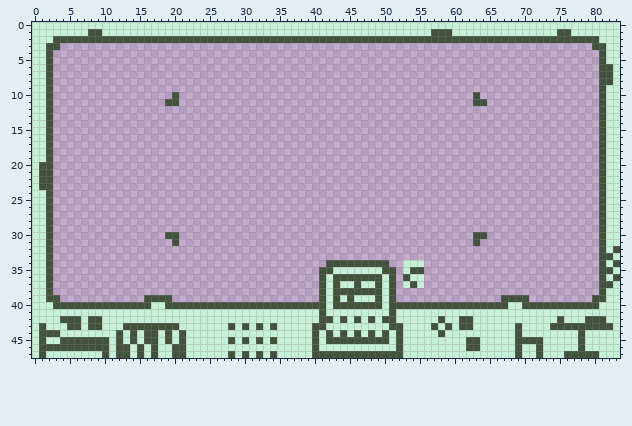
Pixel-art file -- assets/sprites/frame.aseprite. The picture above was drawn from the file before the commit.
84x48 pixels, 1 frame.
After:
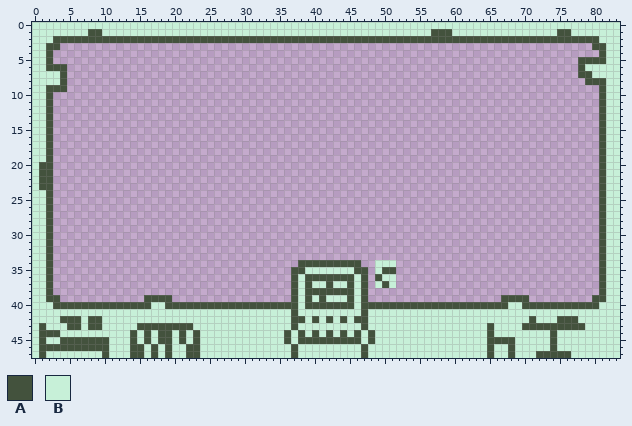
Palette (. is transparent): A #43523d  B #c7f0d8
What changed:
@@ x 0..83 @@
  4 BBA..............................................................................ABB
- 5 BBA..............................................................................ABB
- 6 BBA..............................................................................AAB
- 7 BBA..............................................................................AAB
- 8 BBA..............................................................................AAB
- 9 BBA..............................................................................ABB
-10 BBA.................A..........................................A.................ABB
-11 BBA................AA..........................................AA................ABB
+ 5 BBA...........................................................................AAAABB
+ 6 BBAAA.........................................................................ABBBBB
+ 7 BBBBA.........................................................................AABBBB
+ 8 BBBBA..........................................................................AAABB
+ 9 BBAAA............................................................................ABB
+10 BBA..............................................................................ABB
+11 BBA..............................................................................ABB
 12 BBA..............................................................................ABB
@@ x 0..83 @@
 29 BBA..............................................................................ABB
-30 BBA................AA..........................................AA................ABB
-31 BBA.................A..........................................A.................ABB
-32 BBA..............................................................................ABA
-33 BBA..............................................................................AAB
-34 BBA.......................................AAAAAAAAA..BBB.........................ABA
-35 BBA......................................AABBBBBBBAA.BAA.........................AAB
-36 BBA......................................ABAAAAAAABA.ABB.........................ABA
-37 BBA......................................ABABBABBABA.BAB.........................AAB
-38 BBA......................................ABAAAAAAABA.............................ABB
-39 BBAA............AAAA.....................ABABABBBABA...............AAAA.........AABB
-40 BBBAAAAAAAAAAAAAABBAAAAAAAAAAAAAAAAAAAAAAABAAAAAAABAAAAAAAAAAAAAAAAABBAAAAAAAAAAABBB
-41 BBBBBBBBBBBBBBBBBBBBBBBBBBBBBBBBBBBBBBBBBABBBBBBBBBABBBBBBBBBBBBBBBBBBBBBBBBBBBBBBBB
-42 BBBBAAABAABBBBBBBBBBBBBBBBBBBBBBBBBBBBBBBAABABABABAABBBBBBABBAABBBBBBBBBBBBABBBAAABB
-43 BABBBAABAABBBAAAAAAAABBBBBBBABABABABBBBBAABBBBBBBBBAABBBBABABAABBBBBBABBBBAAAAAAAAAB
-44 BAAABBBBBBBBABABAABABABBBBBBBBBBBBBBBBBBABABABABABABABBBBBABBBBBBBBBBABBBBBBBBABBBBB
-45 BABBAAAAAAABABABAABABABBBBBBABABABABBBBBABAAAAAAAAABABBBBBBBBBAABBBBBAAAABBBBBABBBBB
-46 BAAAAAAAAAABAABABABBAABBBBBBBBBBBBBBBBBBABBBBBBBBBBBABBBBBBBBBAABBBBBABBABBBBBABBBBB
-47 BABBBBBBBBABAABABABBAABBBBBBABABABABBBBBAAAAAAAAAAAAABBBBBBBBBBBBBBBBABBABBBAAAAABBB
+30 BBA..............................................................................ABB
+31 BBA..............................................................................ABB
+32 BBA..............................................................................ABB
+33 BBA..............................................................................ABB
+34 BBA...................................AAAAAAAAA..BBB.............................ABB
+35 BBA..................................AABBBBBBBAA.BAA.............................ABB
+36 BBA..................................ABAAAAAAABA.ABB.............................ABB
+37 BBA..................................ABABBABBABA.BAB.............................ABB
+38 BBA..................................ABAAAAAAABA.................................ABB
+39 BBAA............AAAA.................ABABABBBABA...................AAAA.........AABB
+40 BBBAAAAAAAAAAAAAABBAAAAAAAAAAAAAAAAAAABAAAAAAABAAAAAAAAAAAAAAAAAAAAABBAAAAAAAAAAABBB
+41 BBBBBBBBBBBBBBBBBBBBBBBBBBBBBBBBBBBBBABBBBBBBBBABBBBBBBBBBBBBBBBBBBBBBBBBBBBBBBBBBBB
+42 BBBBAAABAABBBBBBBBBBBBBBBBBBBBBBBBBBBAABABABABAABBBBBBBBBBBBBBBBBBBBBBBABBBAAABBBBBB
+43 BABBBAABAABBBBBAAAAAAAABBBBBBBBBBBBBBABBBBBBBBBABBBBBBBBBBBBBBBBBABBBBAAAAAAAAABBBBB
+44 BAAABBBBBBBBBBABABAABABABBBBBBBBBBBBABABABABABABABBBBBBBBBBBBBBBBABBBBBBBBABBBBBBBBB
+45 BABBAAAAAAABBBABABAABABABBBBBBBBBBBBABAAAAAAAAABABBBBBBBBBBBBBBBBAAAABBBBBABBBBBBBBB
+46 BAAAAAAAAAABBBAABABABBAABBBBBBBBBBBBBABBBBBBBBBABBBBBBBBBBBBBBBBBABBABBBBBABBBBBBBBB
+47 BABBBBBBBBABBBAABABABBAABBBBBBBBBBBBBABBBBBBBBBABBBBBBBBBBBBBBBBBABBABBBAAAAABBBBBBB
